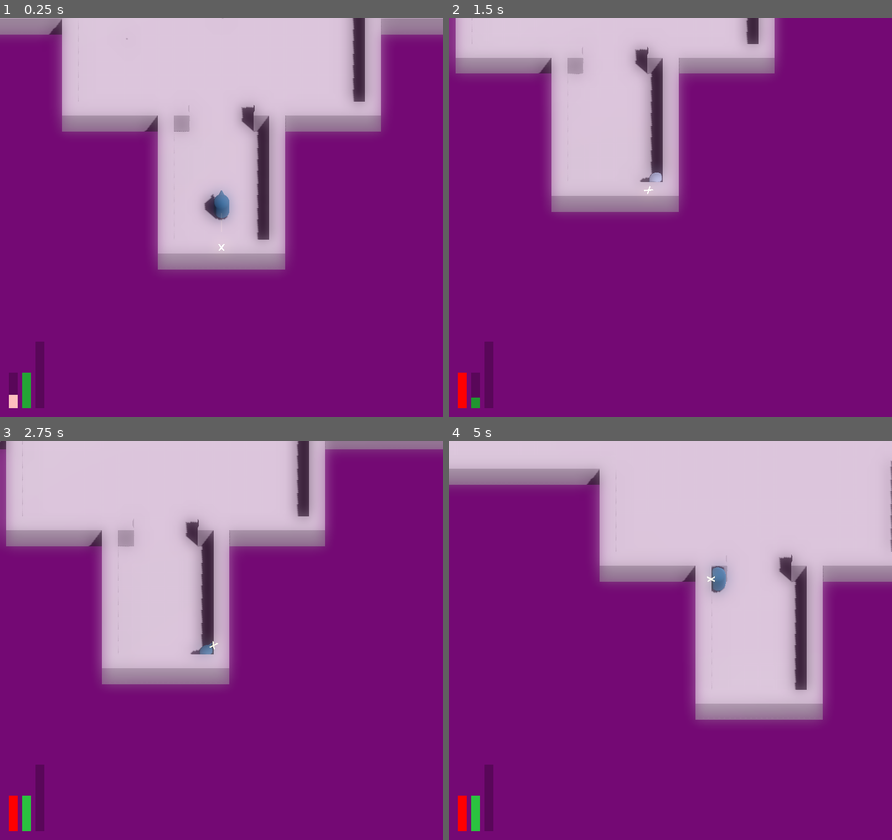
Above: before the commit, frames 1-4 (two rows, left to right).
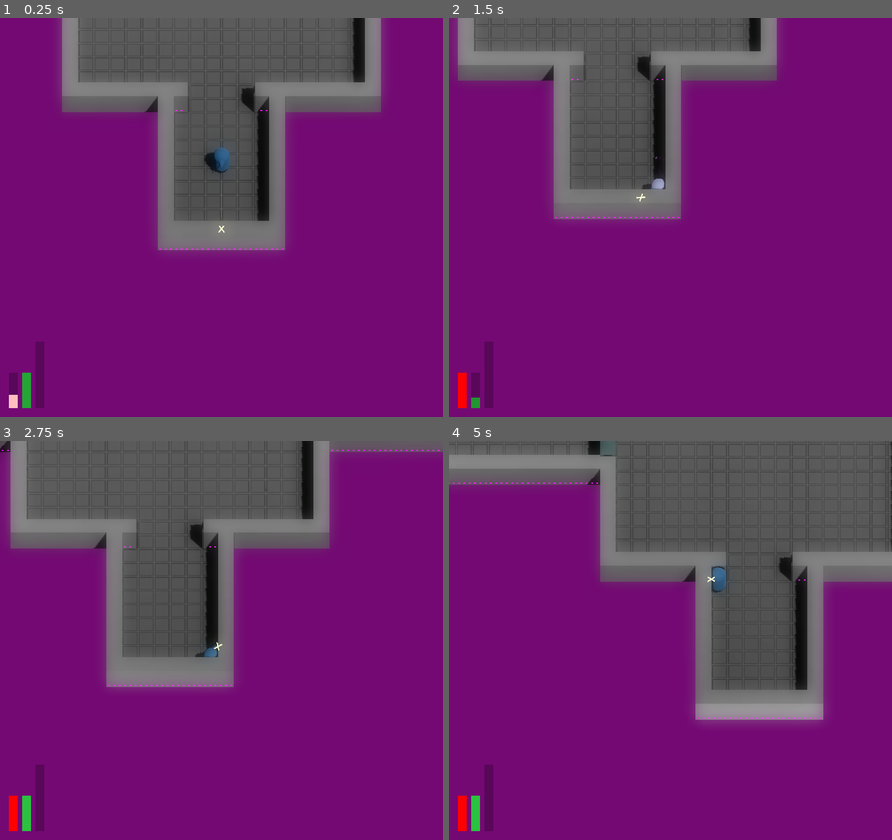
Above: after the commit, the same moments.

Repository: JackEvans24/bullet-absorb
Game: Godot game, scene res://scenes/main.tscn
Two runs of this game, one before a commit and one after it. Both use one fixed random seed, a clock stepped at 60 frames per second and the inputs below.
Inputs (mouse positions are in pixels of both pictures, inside the frame that each line leads up to):
- Up to frame 1 (0.25 s): no input
- Up to frame 2 (1.5 s): move the mouse to (767, 197) at 0.52 s; hold D (move_right) 0.53-1.28 s; hold Ctrl (absorb) 0.53-1.28 s; move the mouse to (581, 237) at 1.27 s; hold S (move_back) from 1.28 s (still down); tap Space (dash) at 1.35 s
- Up to frame 3 (2.75 s): move the mouse to (265, 552) at 2.02 s; release S (move_back) at 2.03 s; press the mouse at (265, 552) at 2.03 s; hold D (move_right) from 2.03 s (still down)
- Up to frame 4 (5 s): move the mouse to (648, 720) at 2.77 s; release D (move_right) at 2.78 s; release the mouse at (648, 720) at 2.78 s; hold W (move_forward) 2.78-3.53 s; tap Ctrl (absorb) at 2.85 s; move the mouse to (803, 700) at 3.52 s; hold A (move_left) from 3.53 s (still down); tap Space (dash) at 3.6 s; move the mouse to (537, 580) at 4.27 s; click (537, 580) at 4.35 s

The runs differ from the first frame. In frame 1, 32% of the frame differs, in the area x 0-100%, y 0-64%; in frame 2, 21%; in frame 3, 30%; in frame 4, 36%, in the area x 0-100%, y 0-70%.

Commit message:
fix: fix player transform

Diff:
--- a/prefabs/player.tscn
+++ b/prefabs/player.tscn
@@ -112,7 +112,6 @@
 size = Vector3(0.05, 1, 0.05)
 
 [node name="Player" type="CharacterBody3D"]
-transform = Transform3D(1, 0, 0, 0, 1, 0, 0, 0, 1, 0, 1, 0)
 collision_layer = 2
 script = ExtResource("1_u023k")
 
@@ -173,6 +172,7 @@
 script = ExtResource("11_s2u1f")
 
 [node name="Absorb" type="Node3D" parent="."]
+transform = Transform3D(1, 0, 0, 0, 1, 0, 0, 0, 1, 0, 1, 0)
 script = ExtResource("2_sawo1")
 absorb_windup = 0.6
 mesh_display_time = 0.1
@@ -208,6 +208,7 @@
 draw_pass_1 = SubResource("SphereMesh_cp26l")
 
 [node name="Pivot" type="Node3D" parent="."]
+transform = Transform3D(1, 0, 0, 0, 1, 0, 0, 0, 1, 0, 1, 0)
 script = ExtResource("10_18rdm")
 default_material = ExtResource("2_di4ke")
 recovery_material = ExtResource("12_cbt3u")
@@ -265,9 +266,11 @@
 [node name="DistanceCheck" type="RayCast3D" parent="Pivot/Reticule"]
 
 [node name="GroundDetection" type="CollisionShape3D" parent="."]
+transform = Transform3D(1, 0, 0, 0, 1, 0, 0, 0, 1, 0, 1, 0)
 shape = ExtResource("11_p7nyd")
 
 [node name="HitDetection" type="Area3D" parent="."]
+transform = Transform3D(1, 0, 0, 0, 1, 0, 0, 0, 1, 0, 1, 0)
 collision_layer = 0
 collision_mask = 4
 monitorable = false
--- a/scenes/main.tscn
+++ b/scenes/main.tscn
@@ -106,8 +106,6 @@
 [node name="Cameras" parent="." instance=ExtResource("4_nws0m")]
 
 [node name="Player" parent="." instance=ExtResource("1_e5x1h")]
-transform = Transform3D(1, 0, 0, 0, 1, 0, 0, 0, 1, 0, 1, 2)
 
 [node name="SaveGame" type="Node" parent="."]
 script = ExtResource("18_k1gw7")
-start_room_override = "MainRoom"
